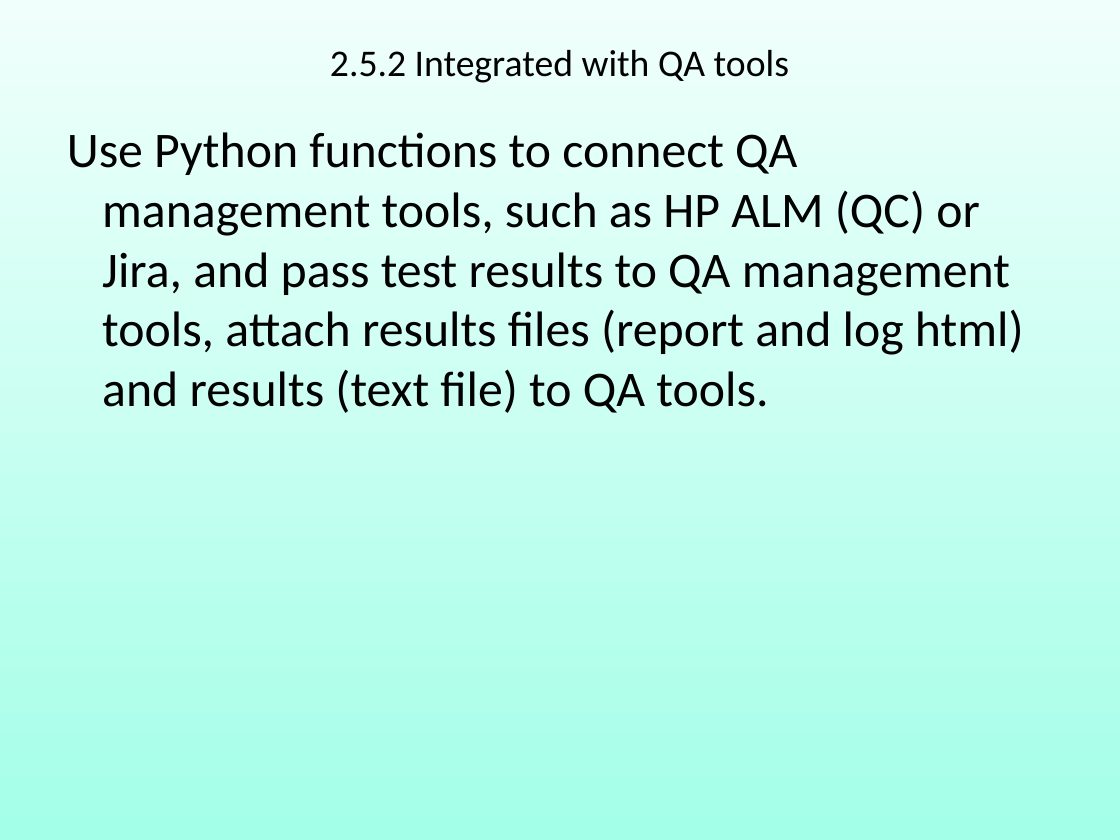
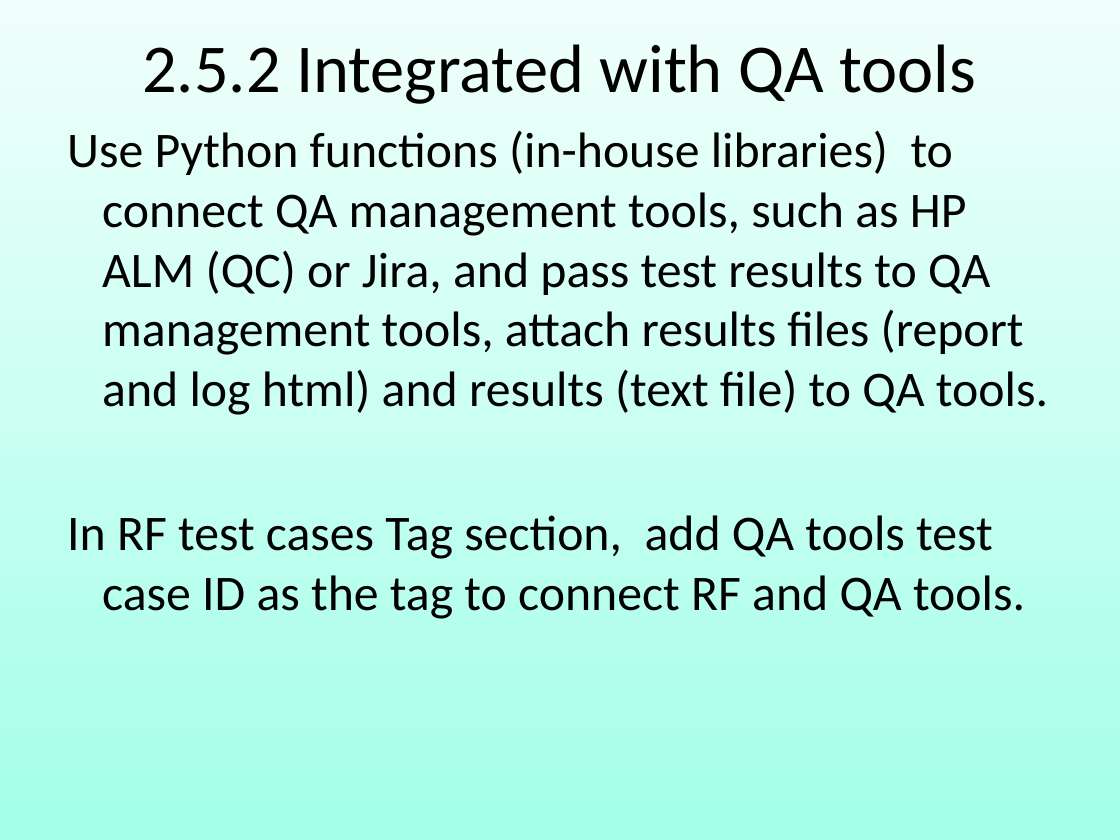
Before and after one commit to robin3795/Data, a slide deck: slide 74 of 2018_1.ppt (slide 68 before the commit). Drawn at 1120x840 pixels with LibreOffice and Linux fonts; fonts in the diff are those of the drawing. Boxes give left, top, right and bottom in pixels: in the first picture for what was removed or moved away, otherwise in the second. Text is boxed around its words. In the diff, an @@ line names an element or a change of style, - is before the commit and + after.

```diff
--- a/2018_1.ppt
+++ b/2018_1.ppt
@@ free "2.5.2 Integrated with QA tools" at [56, 34, 1064, 97]: size 24.2 to 44 pt; line spacing 0.8 to 1 @@
@@ text in free at [67, 130, 1048, 619]: text changed @@
-Use Python functions to connect QA management tools, such as HP ALM (QC) or Jira, and pass test results to QA management tools, attach results files (report and log html) and results (text file) to QA tools.
+Use Python functions (in-house libraries) to connect QA management tools, such as HP ALM (QC) or Jira, and pass test results to QA management tools, attach results files (report and log html) and results (text file) to QA tools.
+In RF test cases Tag section, add QA tools test case ID as the tag to connect RF and QA tools.
```
Also in this commit, not shown: 53 other slides changed, 35 slides added, 8 slides removed.
